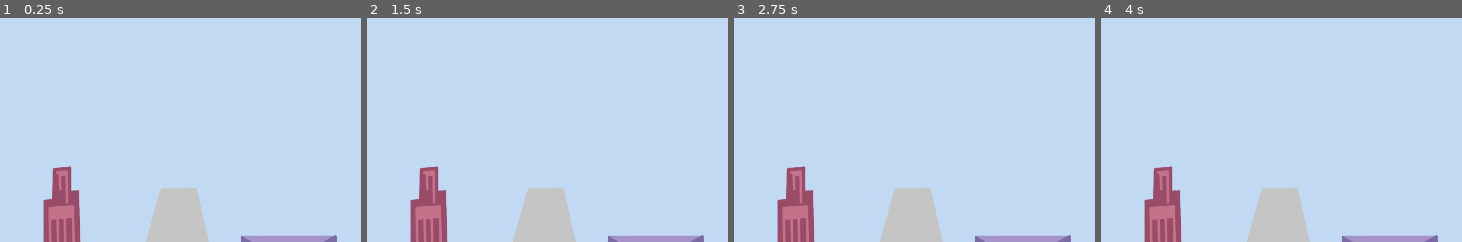
Above: before the commit, frames 1-4 (left to right).
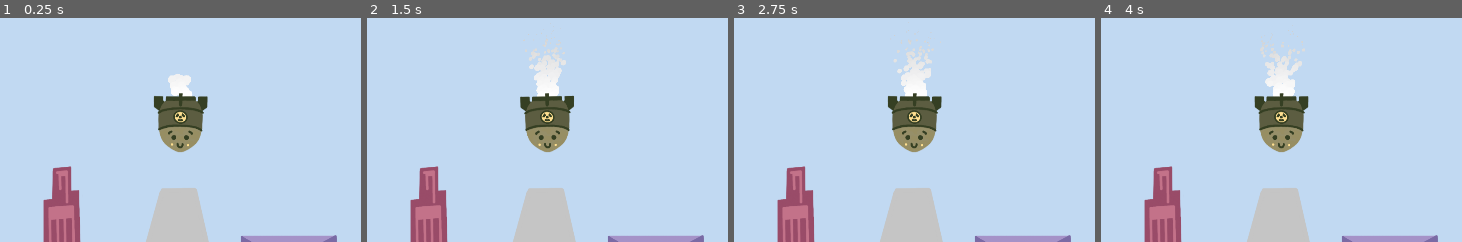
Above: after the commit, the same moments.

Repository: Hangover-Sunshine/DEFCON-JUNIOR
Game: Godot game, scene res://scenes/test/demo_art.tscn
Two runs of this game, one before a commit and one after it. Both use one fixed random seed, a clock stepped at 60 frames per second and the inputs below. This scene is started directly instead of the project's main scene.
Inputs:
- Up to frame 1 (0.25 s): no input
- Up to frame 2 (1.5 s): hold D (right) 0.53-1.28 s; tap Shift (dash) at 0.6 s; tap Enter at 1.25 s; hold S (down) from 1.28 s (still down); tap Space (fire) at 1.35 s
- Up to frame 3 (2.75 s): release S (down) at 2.03 s; hold D (right) from 2.03 s (still down); tap Q (shield) at 2.1 s
- Up to frame 4 (4 s): release D (right) at 2.78 s; hold W (up) 2.78-3.53 s; tap Shift (dash) at 2.85 s; hold A (left) from 3.53 s (still down); hold Space (fire) from 3.53 s (still down)
The pictures show only the part of the screen within x 24-74%, y 0-50%; the shares and areas given below are measured in that part.

The runs differ from the first frame. In frame 1, 3.4% of the frame differs, in the area x 42-58%, y 25-60%; in frame 2, 4.2%; in frame 3, 4.1%; in frame 4, 4.2%, in the area x 42-58%, y 5-60%.
Error in both runs: Invalid access to property or key 'gun_status' on a base object of type 'Nil'. (res://scripts/system/giu_control.gd:13)

Commit message:
Update pc_skeleton.tscn

Diff:
--- a/prefabs/art/pc_skeleton.tscn
+++ b/prefabs/art/pc_skeleton.tscn
@@ -4,6 +4,7 @@
 [ext_resource type="Texture2D" uid="uid://cmf8vvbammk3w" path="res://assets/sprites/player/PC_Body.png" id="1_wubup"]
 [ext_resource type="Texture2D" uid="uid://cgbags4oc612c" path="res://assets/sprites/player/PC_Mouth.png" id="2_rmai2"]
 [ext_resource type="Texture2D" uid="uid://c82bx5qto0ol1" path="res://assets/sprites/player/PC_Eyes.png" id="3_l5tgn"]
+[ext_resource type="Texture2D" uid="uid://c83ruwr1fy67x" path="res://assets/particle/PC_Trail.png" id="3_vb1ev"]
 [ext_resource type="Texture2D" uid="uid://bllod6ib3gxpu" path="res://assets/sprites/player/PC_Brows.png" id="4_p4fwh"]
 [ext_resource type="Texture2D" uid="uid://b7smlkhdccufi" path="res://assets/sprites/player/PC_Dimples.png" id="5_onoce"]
 [ext_resource type="Texture2D" uid="uid://dskj1c8u7w667" path="res://assets/particle/Circle2.png" id="7_4hcyb"]
@@ -11,43 +12,12 @@
 [ext_resource type="Gradient" uid="uid://dyyq3wx5wedew" path="res://assets/graphs/fx_explode_fire.tres" id="8_m3j2v"]
 [ext_resource type="PackedScene" uid="uid://b6sq7xlovcr1b" path="res://prefabs/entities/shield.tscn" id="11_uip6a"]
 
-[sub_resource type="Animation" id="Animation_rj6c1"]
-resource_name = "Fly"
-length = 2.0
-loop_mode = 1
-tracks/0/type = "value"
-tracks/0/imported = false
-tracks/0/enabled = true
-tracks/0/path = NodePath("Nuke/Body:rotation")
-tracks/0/interp = 1
-tracks/0/loop_wrap = true
-tracks/0/keys = {
-"times": PackedFloat32Array(0, 0.5, 1, 1.5, 2),
-"transitions": PackedFloat32Array(1, 1, 1, 1, 1),
-"update": 0,
-"values": [0.0, 0.0174533, 0.0, -0.0174533, 0.0]
-}
-
-[sub_resource type="Animation" id="Animation_uax2g"]
-length = 0.001
-tracks/0/type = "value"
-tracks/0/imported = false
-tracks/0/enabled = true
-tracks/0/path = NodePath("Nuke/Body:rotation")
-tracks/0/interp = 1
-tracks/0/loop_wrap = true
-tracks/0/keys = {
-"times": PackedFloat32Array(0),
-"transitions": PackedFloat32Array(1),
-"update": 0,
-"values": [0.0]
-}
-
-[sub_resource type="AnimationLibrary" id="AnimationLibrary_xvmd3"]
-_data = {
-"Fly": SubResource("Animation_rj6c1"),
-"RESET": SubResource("Animation_uax2g")
-}
+[sub_resource type="Curve" id="Curve_i316f"]
+_data = [Vector2(0, 1), 0.0, 0.0, 0, 0, Vector2(1, 0), 0.0, 0.0, 0, 0]
+point_count = 2
+
+[sub_resource type="Gradient" id="Gradient_n5w12"]
+colors = PackedColorArray(1, 1, 1, 1, 0.772549, 0.772549, 0.772549, 1)
 
 [sub_resource type="Animation" id="Animation_p8o8r"]
 resource_name = "Happy"
@@ -450,6 +420,30 @@
 "update": 1,
 "values": [true]
 }
+tracks/3/type = "value"
+tracks/3/imported = false
+tracks/3/enabled = true
+tracks/3/path = NodePath("Nuke/Body/Trail:visible")
+tracks/3/interp = 1
+tracks/3/loop_wrap = true
+tracks/3/keys = {
+"times": PackedFloat32Array(0),
+"transitions": PackedFloat32Array(1),
+"update": 1,
+"values": [false]
+}
+tracks/4/type = "value"
+tracks/4/imported = false
+tracks/4/enabled = true
+tracks/4/path = NodePath("Nuke/Body/Outline:visible")
+tracks/4/interp = 1
+tracks/4/loop_wrap = true
+tracks/4/keys = {
+"times": PackedFloat32Array(0),
+"transitions": PackedFloat32Array(1),
+"update": 1,
+"values": [false]
+}
 
 [sub_resource type="Animation" id="Animation_61x5q"]
 resource_name = "Idle"
@@ -629,7 +623,9 @@
 
 [sub_resource type="AnimationLibrary" id="AnimationLibrary_suqcb"]
 _data = {
+"Boost": SubResource("Animation_y8vqa"),
 "Die": SubResource("Animation_uhe2e"),
+"Idle": SubResource("Animation_61x5q"),
 "RESET": SubResource("Animation_6tv8f")
 }
 
@@ -648,6 +644,12 @@
 
 [node name="Body" type="Sprite2D" parent="Nuke"]
 texture = ExtResource("1_wubup")
+
+[node name="Outline" type="Sprite2D" parent="Nuke/Body"]
+visible = false
+modulate = Color(1, 0.878431, 0.568627, 1)
+show_behind_parent = true
+texture = ExtResource("3_vb1ev")
 
 [node name="Face" type="Node2D" parent="Nuke/Body"]
 
@@ -669,12 +671,22 @@
 position = Vector2(-1, 53)
 texture = ExtResource("5_onoce")
 
-[node name="AP_Idle" type="AnimationPlayer" parent="Nuke"]
-root_node = NodePath("../..")
-libraries = {
-"": SubResource("AnimationLibrary_xvmd3")
-}
-autoplay = "Fly"
+[node name="Trail" type="CPUParticles2D" parent="Nuke/Body"]
+show_behind_parent = true
+position = Vector2(0, -64)
+rotation = -1.5708
+amount = 150
+texture = ExtResource("8_8el7x")
+emission_shape = 3
+emission_rect_extents = Vector2(1, -20)
+spread = 20.0
+gravity = Vector2(0, 0)
+initial_velocity_min = 175.0
+initial_velocity_max = 200.0
+scale_amount_min = 0.15
+scale_amount_max = 0.25
+scale_amount_curve = SubResource("Curve_i316f")
+color_ramp = SubResource("Gradient_n5w12")
 
 [node name="AP_Face" type="AnimationPlayer" parent="."]
 root_node = NodePath("../Nuke")
@@ -696,6 +708,7 @@
 libraries = {
 "": SubResource("AnimationLibrary_suqcb")
 }
+autoplay = "Idle"
 
 [node name="Explosion_Fire" type="CPUParticles2D" parent="."]
 emitting = false
@@ -715,6 +728,7 @@
 color_ramp = SubResource("Gradient_je38i")
 
 [node name="Shield" parent="." instance=ExtResource("11_uip6a")]
+visible = false
 position = Vector2(0, -6)
 
 [connection signal="timeout" from="FaceTimer" to="." method="_on_face_timer_timeout"]
